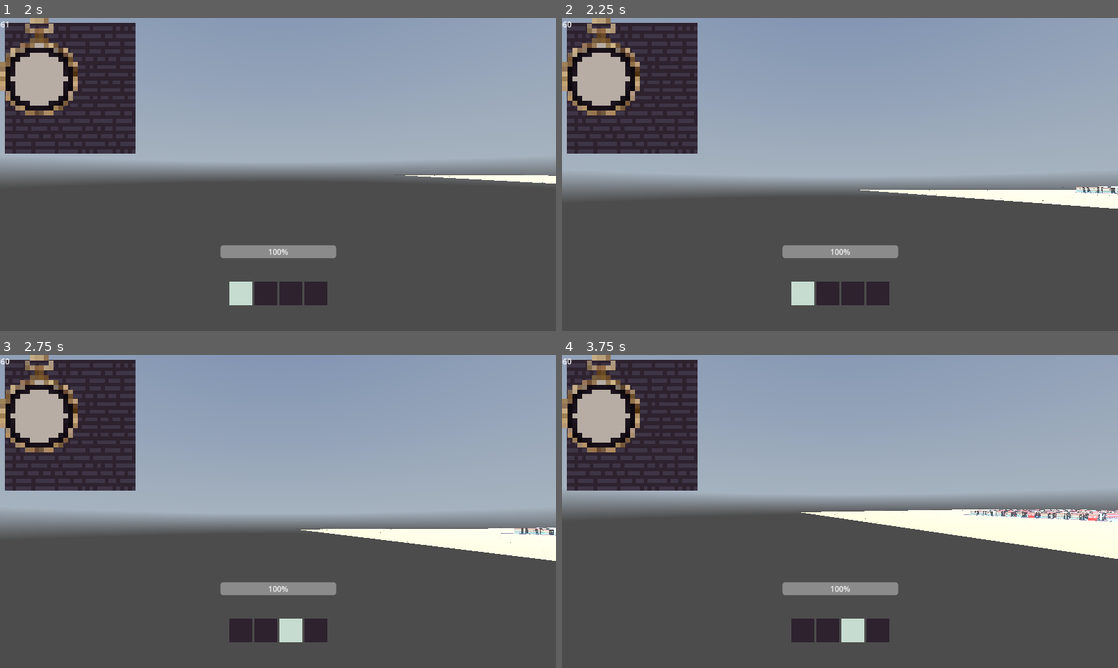
Above: before the commit, frames 1-4 (two rows, left to right).
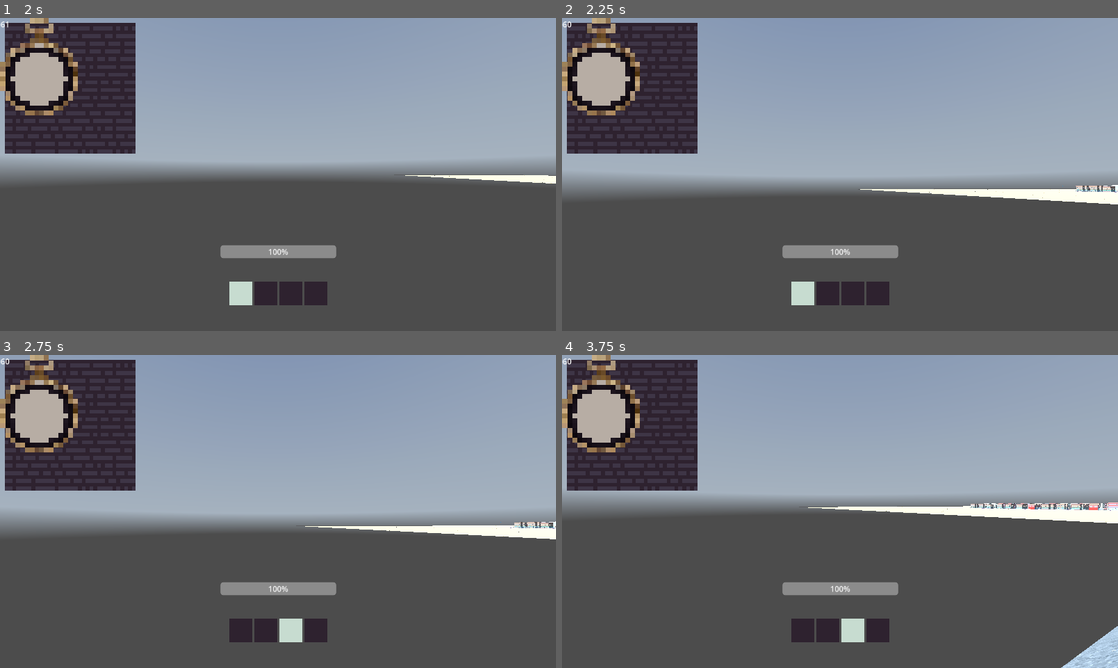
Above: after the commit, the same moments.

Repository: JustinDodemaide/hobo
Game: Godot game, scene res://SceneHandler/SceneHandler.tscn
The game is run twice, just before and just after one commit, with the same random seed, the same clock (stepped at 60 frames per second) and the same inputs. The engine's default icon, where the game draws it, is replaced by a stand-in: a white triangle on a blue panel in a dark square. A sky picture missing from this copy of the repository is replaced by a grey-blue gradient.
Inputs (mouse positions are in pixels of both pictures, inside the frame that each line leads up to):
- Up to frame 1 (2 s): tap Enter (ui_accept) at 0.5, 0.77, 1.52 s; move the mouse to (305, 174) at 0.52 s; hold 1 (1) 0.53-1.28 s; tap 3 (3) at 0.8, 1.35 s; move the mouse to (250, 174) at 1.27 s; tap 1 (1) at 1.55 s
- Up to frame 2 (2.25 s): move the mouse to (851, 168) at 2.02 s; hold 1 (1) from 2.03 s (still down)
- Up to frame 3 (2.75 s): keep holding 1 (1); tap 3 (3) at 2.3 s
- Up to frame 4 (3.75 s): move the mouse to (834, 517) at 2.77 s; release 1 (1) at 2.78 s; tap 2 (2) at 2.85 s; tap Enter (ui_accept) at 3.02 s; tap 1 (1) at 3.05 s; move the mouse to (878, 514) at 3.52 s; hold 3 (3) from 3.53 s (still down)

Frame 1 is identical in both runs. In frame 2, 0.7% of the frame differs, in the area x 53-100%, y 53-61%; in frame 3, 2.4%; in frame 4, 5.8%, in the area x 42-100%, y 47-100%.

Commit message:
Pursue push

Diff:
--- a/NPCs/Bum/pursue.gd
+++ b/NPCs/Bum/pursue.gd
@@ -14,6 +14,7 @@
 		pass
 	get_parent().hold_item(desired_item)
 	target.remove_item(desired_item)
+	target.apply_force_from_position(get_parent().global_position,1)
 	transition("Idle")
 
 func exit() -> void:
--- a/Player/Player.gd
+++ b/Player/Player.gd
@@ -155,4 +155,5 @@
 #endregion
 
 func _on_timer_timeout() -> void:
+	return
 	apply_force_from_position(global_position + Vector3(0,-10,0), 2)
